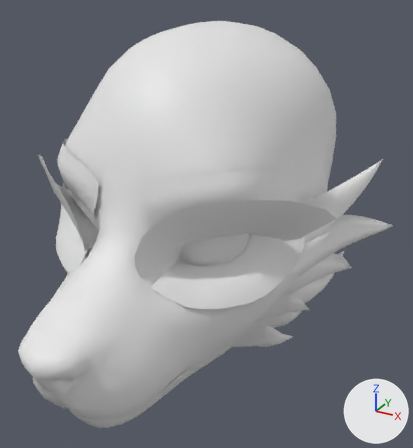
A saved change to the glTF model Mesh/Parts/Head/CanineHead/CanineHead.glb.
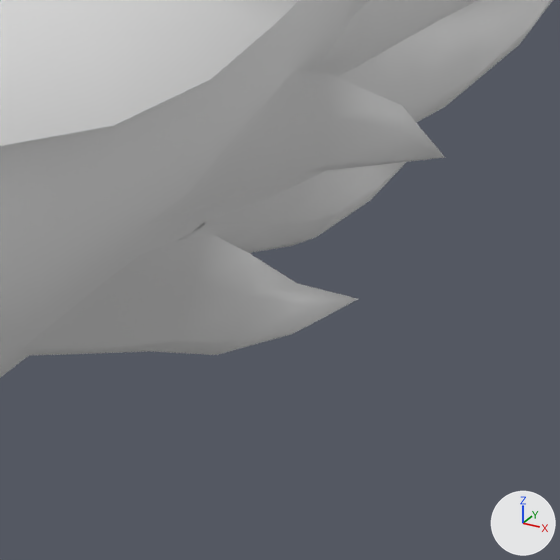
Each version appears first whole from a 50 mm camera at (0.189, -0.365, 0.24) aimed at (0.018, -0.054, 0.085), and next in a close-up on the part from 55% to 80% of the width and 63% to 86% of the height. The axes (+X, +Y, +Z) are drawn at lower right. The lights are the same throughout. The first two pictures are the older version. Both versions are drawn at full value of the shape key 'Droop' of 'CheekFluff'; the numbers are the values there. Vertices at exactly the same position are counted once.

Names of what the first close-up shows: 'CanineHead', 'CheekFluff', 'Eyelashes'.
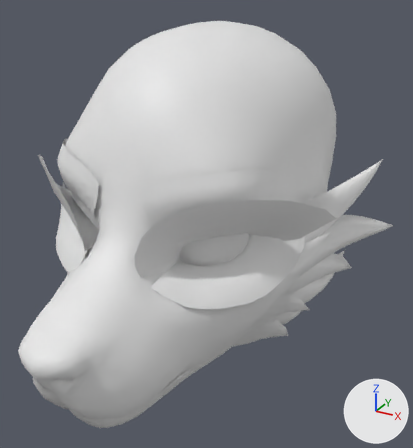
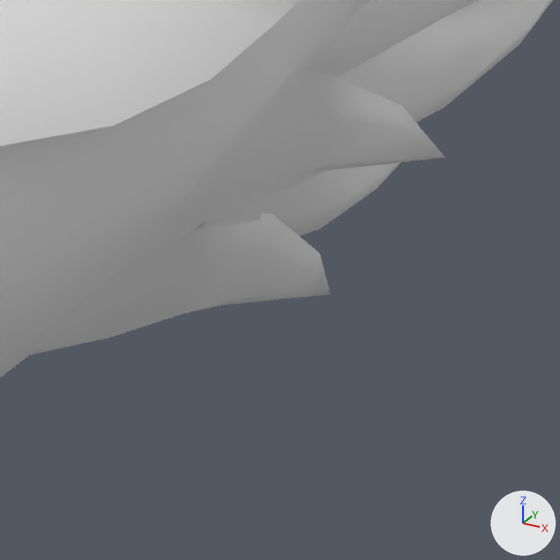
Boxes [x1, y1, x2, y2] around the edits, measured in the close-ups (560 x 560 px; the box of a moved part takes in the faces that stretch with it):
'CheekFluff', reshaped
    before: [24, 0, 553, 356]
    after: [23, 0, 553, 355]
part 1 of me_nurbspath_002, moved or reshaped
    before: [180, 162, 406, 253]
    after: [192, 163, 400, 236]
part 2 of me_nurbspath_002, moved or reshaped
    before: [24, 234, 358, 356]
    after: [23, 212, 331, 355]

Edits to the bpy script that builds the scene:
```text
Change me_nurbspath_002:
    used by ob_cheekfluff; location = (0.0, 0.0, 0.0)
    remove me_nurbspath_002.from_pydata(...)  # 750 vertices, 1356 faces; spans x -0.125..0.125, y -0.093..0.035, z 0.001..0.128
    add me_nurbspath_002.from_pydata(...)  # 750 vertices, 1356 faces; spans x -0.125..0.125, y -0.093..0.035, z 0.003..0.128
    me_nurbspath_002 part 1: the loose piece of 31 vertices spanning x 0.056..0.078, y -0.066..-0.017, z 0.008..0.041 is moved by (0.0, 0.0, 0.001)
    me_nurbspath_002 part 2: 25 of 750 vertices moved; they spanned x 0.04..0.08, y -0.082..-0.04, z 0.001..0.026 and now span x 0.041..0.075, y -0.082..-0.037, z 0.003..0.03; mean shift (0.0, 0.001, 0.003); largest move (0.065, -0.053, 0.01) -> (0.066, -0.05, 0.016)
    other edits to the shape of me_nurbspath_002 do not show in these pictures
```
